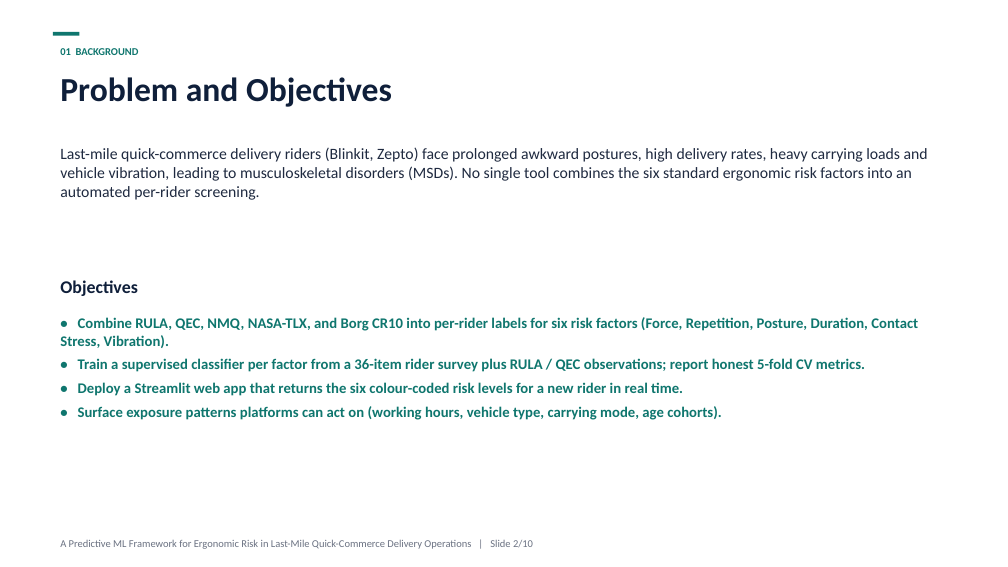
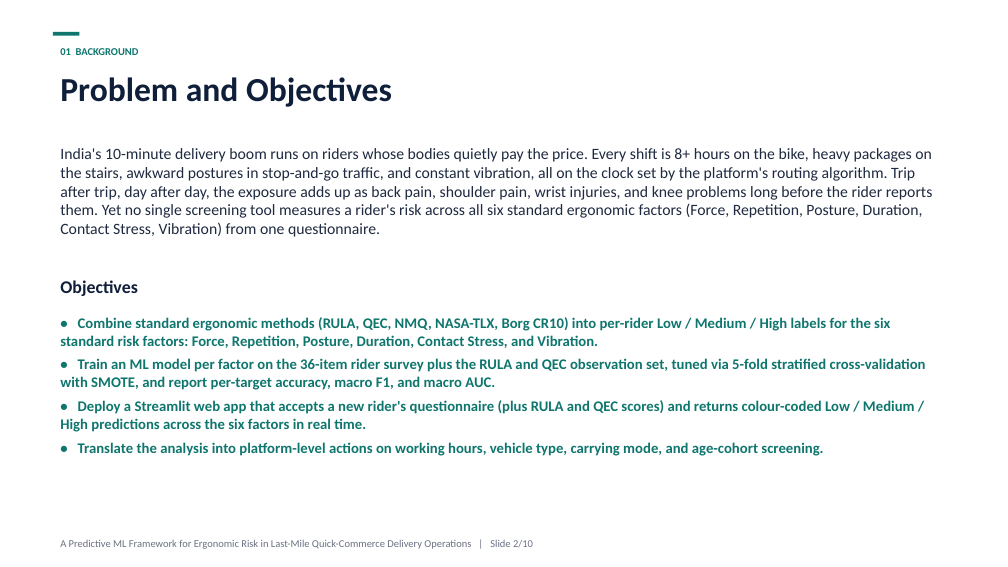
Before and after one commit to AilaVishnu/ergonomic-risk-factor-prediction, a slide deck: slide 2 of deck/Review_Presentation.pptx. Drawn at 1008x567 pixels with LibreOffice and Linux fonts; fonts in the diff are those of the drawing. Boxes give left, top, right and bottom in pixels: in the first picture for what was removed or moved away, otherwise in the second. Text is boxed around its words. In the diff, an @@ line names an element or a change of style, - is before the commit and + after.

```diff
--- a/deck/Review_Presentation.pptx
+++ b/deck/Review_Presentation.pptx
@@ text at [60,148,933,237]: text changed @@
-Last-mile quick-commerce delivery riders (Blinkit, Zepto) face prolonged awkward postures, high delivery rates, heavy carrying loads and vehicle vibration, leading to musculoskeletal disorders (MSDs). No single tool combines the six standard ergonomic risk factors into an automated per-rider screening.
+India's 10-minute delivery boom runs on riders whose bodies quietly pay the price. Every shift is 8+ hours on the bike, heavy packages on the stairs, awkward postures in stop-and-go traffic, and constant vibration, all on the clock set by the platform's routing algorithm. Trip after trip, day after day, the exposure adds up as back pain, shoulder pain, wrist injuries, and knee problems long before the rider reports them. Yet no single screening tool measures a rider's risk across all six standard ergonomic factors (Force, Repetition, Posture, Duration, Contact Stress, Vibration) from one questionnaire.
@@ text at [60,317,926,456]: text changed @@
-• Combine RULA, QEC, NMQ, NASA-TLX, and Borg CR10 into per-rider labels for six risk factors (Force, Repetition, Posture, Duration, Contact Stress, Vibration).
-• Train a supervised classifier per factor from a 36-item rider survey plus RULA / QEC observations; report honest 5-fold CV metrics.
-• Deploy a Streamlit web app that returns the six colour-coded risk levels for a new rider in real time.
-• Surface exposure patterns platforms can act on (working hours, vehicle type, carrying mode, age cohorts).
+• Combine standard ergonomic methods (RULA, QEC, NMQ, NASA-TLX, Borg CR10) into per-rider Low / Medium / High labels for the six standard risk factors: Force, Repetition, Posture, Duration, Contact Stress, and Vibration.
+• Train an ML model per factor on the 36-item rider survey plus the RULA and QEC observation set, tuned via 5-fold stratified cross-validation with SMOTE, and report per-target accuracy, macro F1, and macro AUC.
+• Deploy a Streamlit web app that accepts a new rider's questionnaire (plus RULA and QEC scores) and returns colour-coded Low / Medium / High predictions across the six factors in real time.
+• Translate the analysis into platform-level actions on working hours, vehicle type, carrying mode, and age-cohort screening.
```
Also in this commit, not shown: 3 other slides changed.
